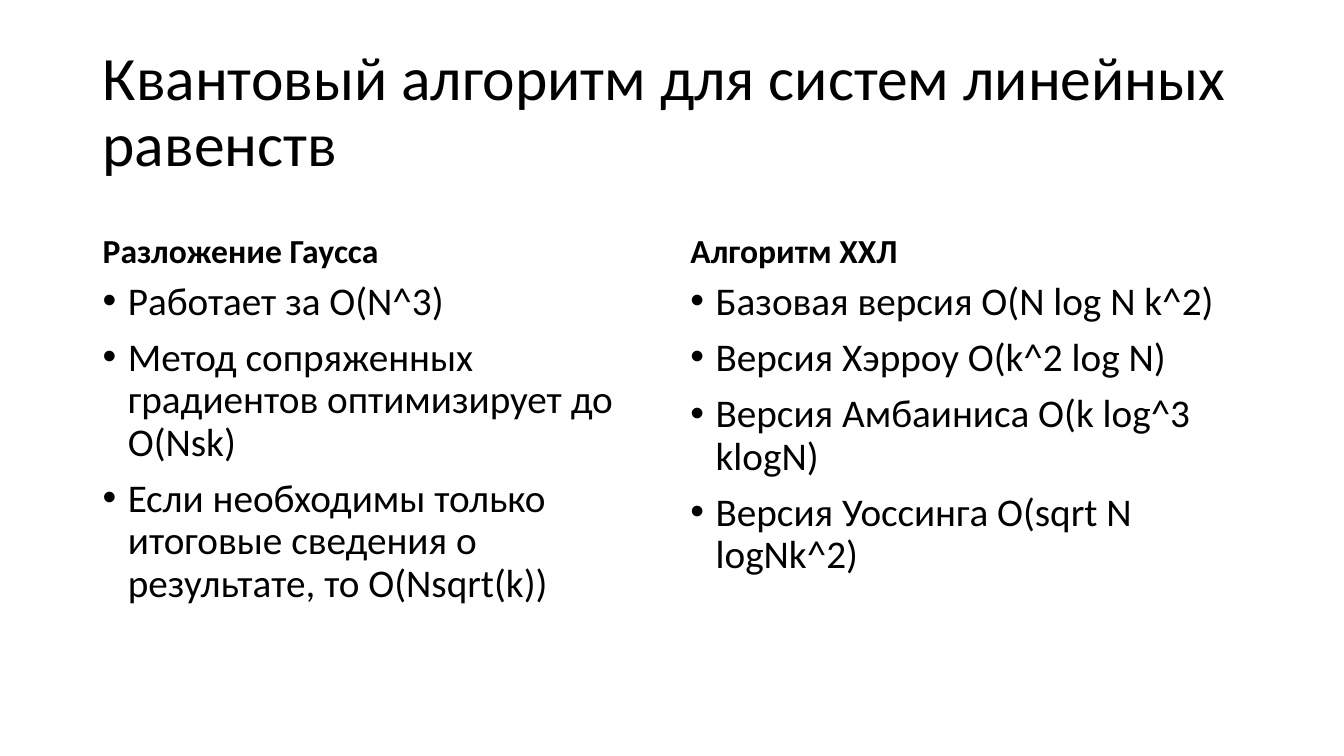
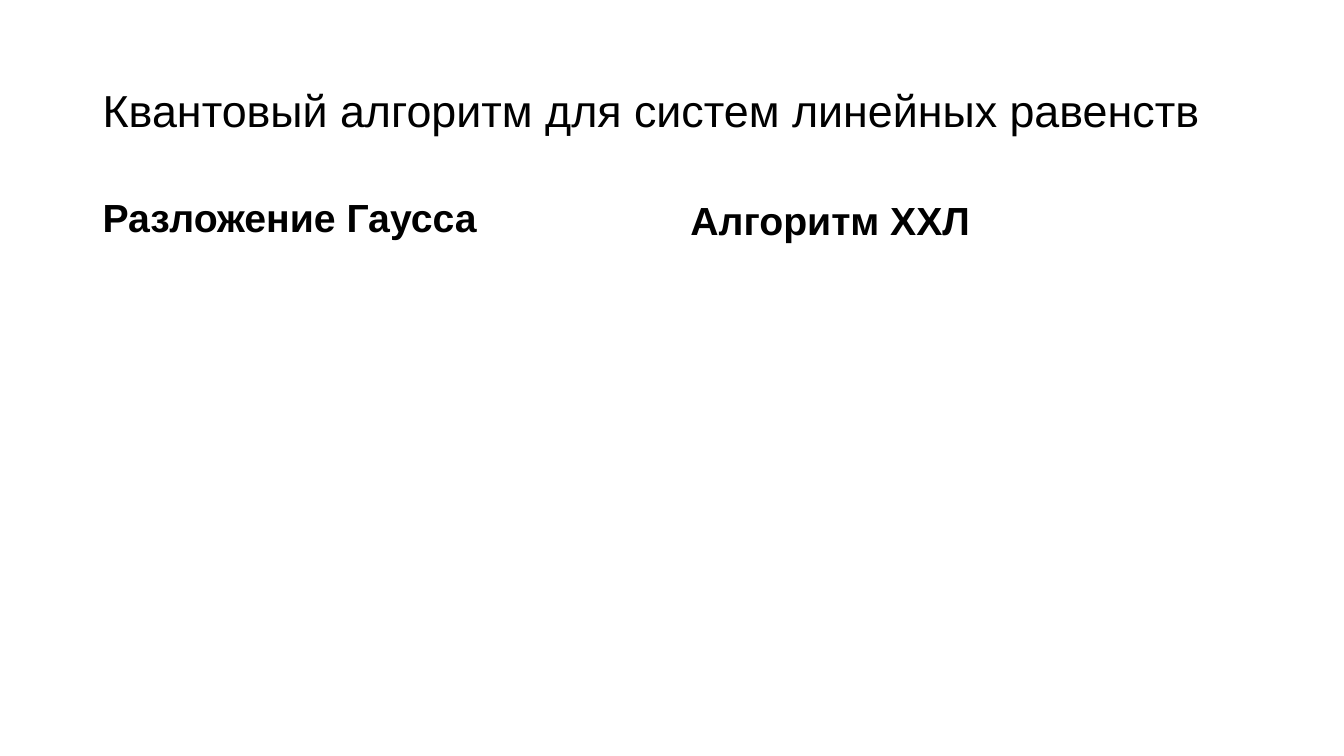
Before and after one commit to R0manych/Diploma2019, a slide deck: slide 17 of Черниговских 2к 14гр.pptx. Drawn at 1344x756 pixels with LibreOffice and Linux fonts; fonts in the diff are those of the drawing; grey boxes stand for pictures. Boxes give left, top, right and bottom in pixels: in the first picture for what was removed or moved away, otherwise in the second. Text is boxed around its words. In the diff, an @@ line names an element or a change of style, - is before the commit and + after.

```diff
--- a/Черниговских 2к 14гр.pptx
+++ b/Черниговских 2к 14гр.pptx
@@ title "Квантовый алгоритм для систем линейных ..." at (103,93,1200,136): size 44 to 32 pt, font Calibri to Arial @@
@@ text "Разложение Гаусса": place and size @@
-text "Разложение Гаусса" at (103,241,379,269)
+text "Разложение Гаусса" at (103,205,477,240)
@@ text "Разложение Гаусса" at (103,205,477,240): size 24 to 28 pt, font Calibri to Arial @@
@@ text "Алгоритм ХХЛ": place and size @@
-text "Алгоритм ХХЛ" at (690,241,897,269)
+text "Алгоритм ХХЛ" at (690,208,970,243)
@@ text "Алгоритм ХХЛ" at (690,208,970,243): size 24 to 28 pt, font Calibri to Arial @@
@@ text removed at (128,286,613,604) @@
-• Работает за O(N^3)
-• Метод сопряженных градиентов оптимизирует до O(Nsk)
-• Если необходимы только итоговые сведения о результате, то O(Nsqrt(k))
@@ text removed at (716,286,1213,575) @@
-• Базовая версия O(N log N k^2)
-• Версия Хэрроу O(k^2 log N)
-• Версия Амбаиниса O(k log^3 klogN)
-• Версия Уоссинга O(sqrt N logNk^2)
```
Also in this commit, not shown: 17 other slides changed, 2 other files.
